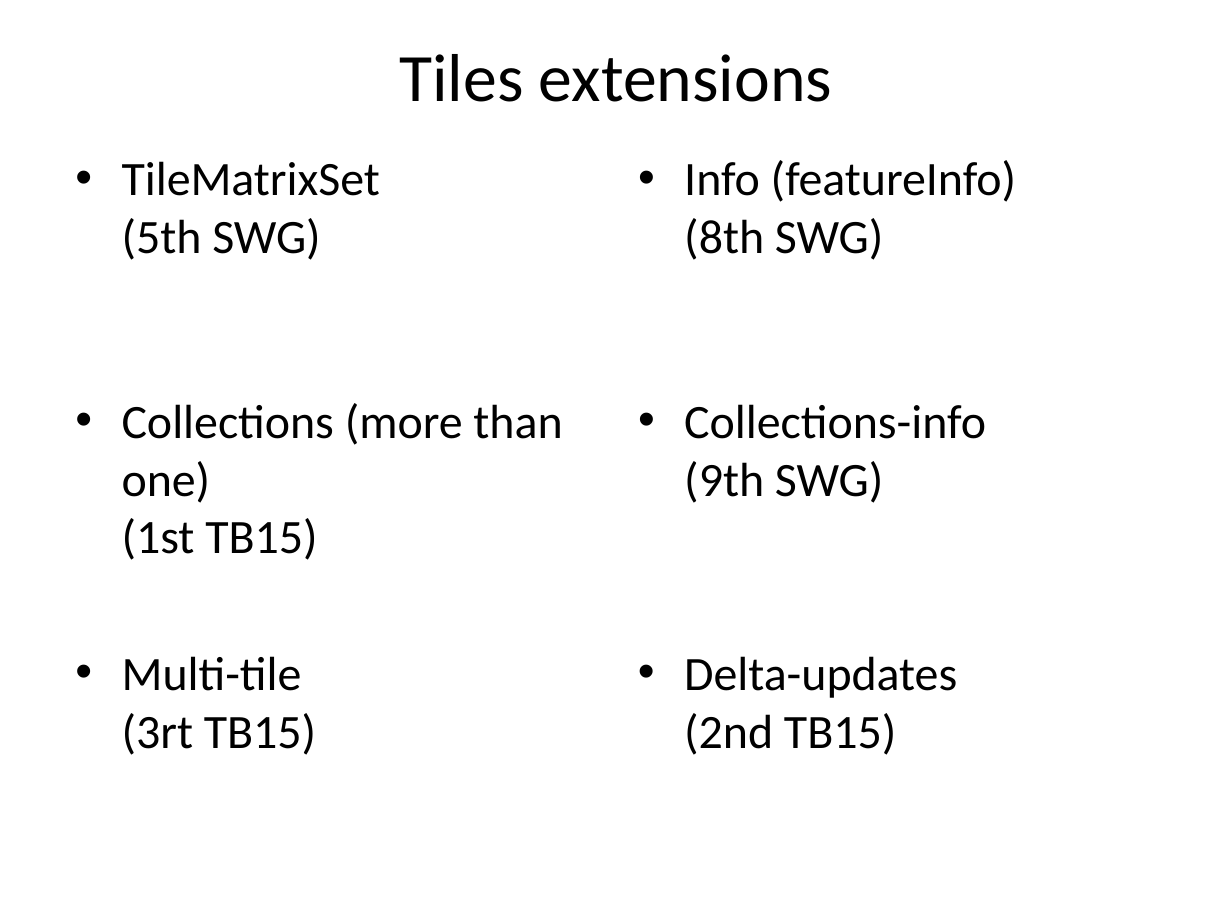
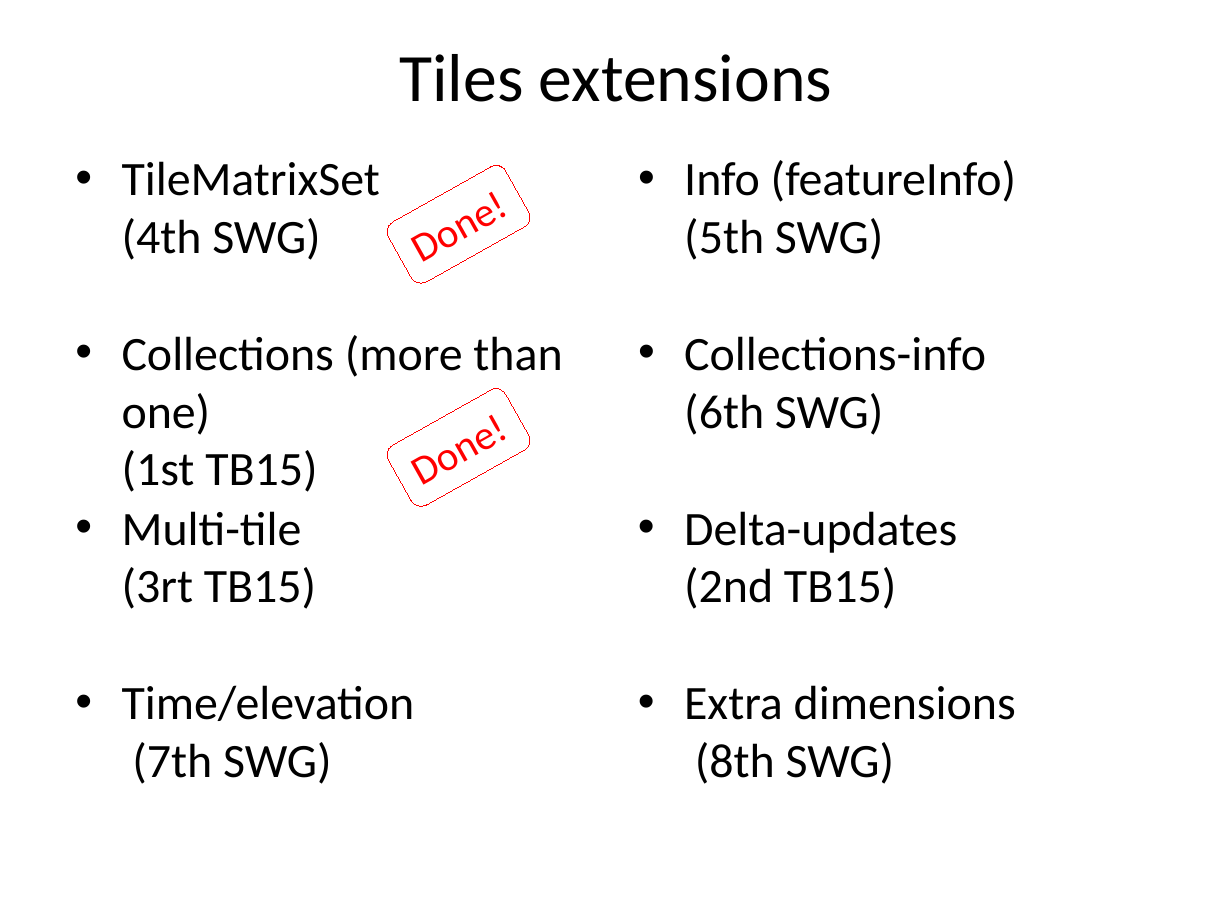
Before and after one commit to opengeospatial/ogcapi-maps, a slide deck: slide 3 of standard/images/diagrams.pptx. Drawn at 1232x924 pixels with LibreOffice and Linux fonts; fonts in the diff are those of the drawing. Boxes give left, top, right and bottom in pixels: in the first picture for what was removed or moved away, otherwise in the second. Text is boxed around its words. In the diff, an @@ line names an element or a change of style, - is before the commit and + after.

Commit message:
TileMatrixSet and Collections extensions for tiles completed

```diff
--- a/standard/images/diagrams.pptx
+++ b/standard/images/diagrams.pptx
@@ text at bbox=[122, 161, 380, 260]: text changed @@
-• TileMatrixSet
-  (5th SWG)
+• TileMatrixSet
+  (4th SWG)
@@ rounded rectangle added at bbox=[383, 161, 534, 287], outline #FF0000 0.75 pt, 24 pt, text #FF0000 @@
+Done!
@@ text at bbox=[684, 160, 1016, 260]: text changed @@
-• Info (featureInfo)
-  (8th SWG)
+• Info (featureInfo)
+  (5th SWG)
@@ text "Collections (more than one) (1st ...": place and size @@
-text "Collections (more than one) (1st ..." at bbox=[122, 403, 562, 560]
+text "Collections (more than one) (1st ..." at bbox=[122, 335, 562, 492]
@@ text at bbox=[684, 336, 986, 435]: text changed @@
-• Collections-info
-  (9th SWG)
+• Collections-info
+  (6th SWG)
@@ rounded rectangle added at bbox=[383, 384, 534, 510], outline #FF0000 0.75 pt, 24 pt, text #FF0000 @@
+Done!
@@ text "Multi-tile (3rt TB15)": place and size @@
-text "Multi-tile (3rt TB15)" at bbox=[122, 656, 316, 755]
+text "Multi-tile (3rt TB15)" at bbox=[122, 511, 316, 609]
@@ text "Delta-updates (2nd TB15)": place and size @@
-text "Delta-updates (2nd TB15)" at bbox=[684, 656, 957, 755]
+text "Delta-updates (2nd TB15)" at bbox=[684, 511, 957, 609]
@@ text added at bbox=[122, 685, 415, 784], 28 pt, text #000000 @@
+• Time/elevation
+  (7th SWG)
@@ text added at bbox=[684, 685, 1016, 784], 28 pt, text #000000 @@
+• Extra dimensions
+  (8th SWG)
```
Also in this commit, not shown: 1 other slide changed, 25 other files.
